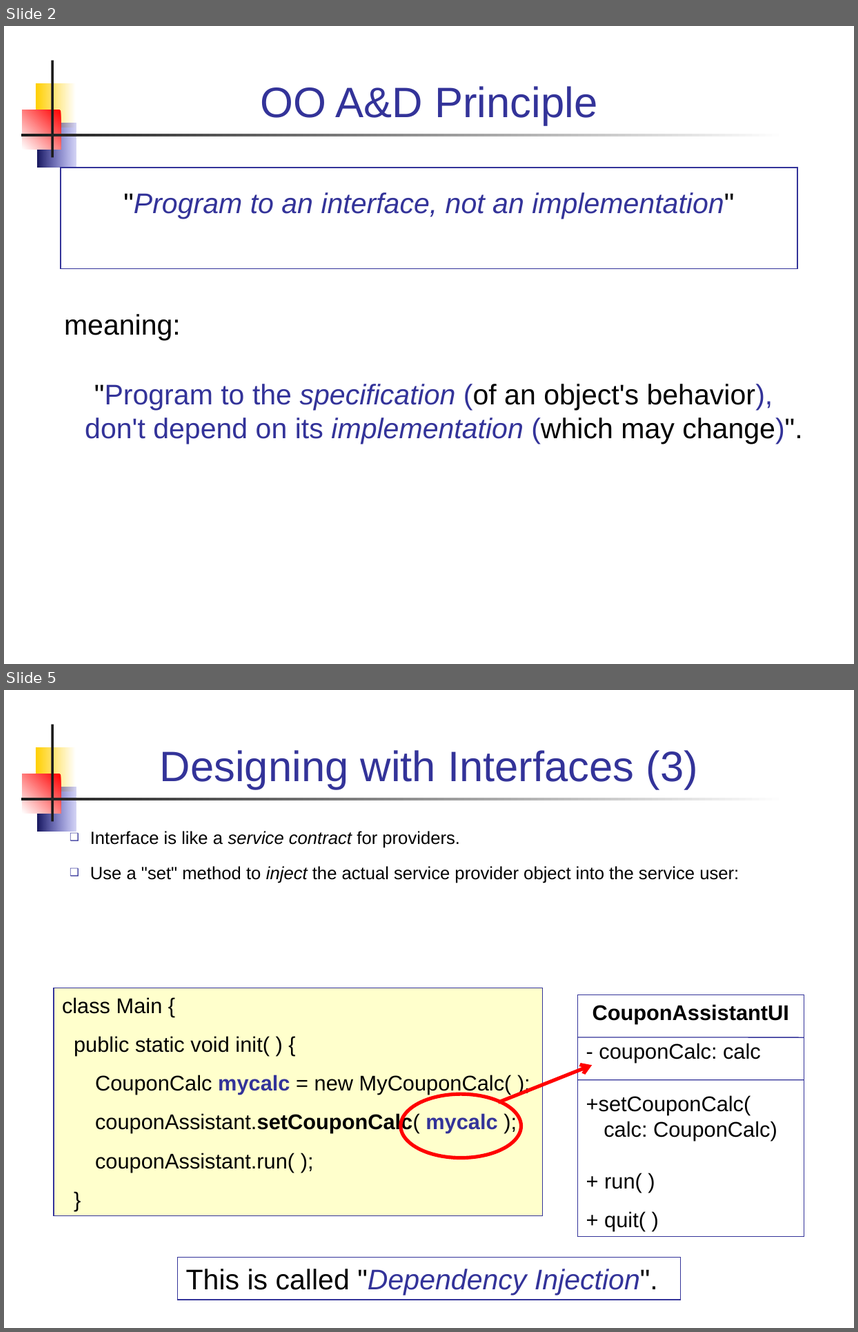
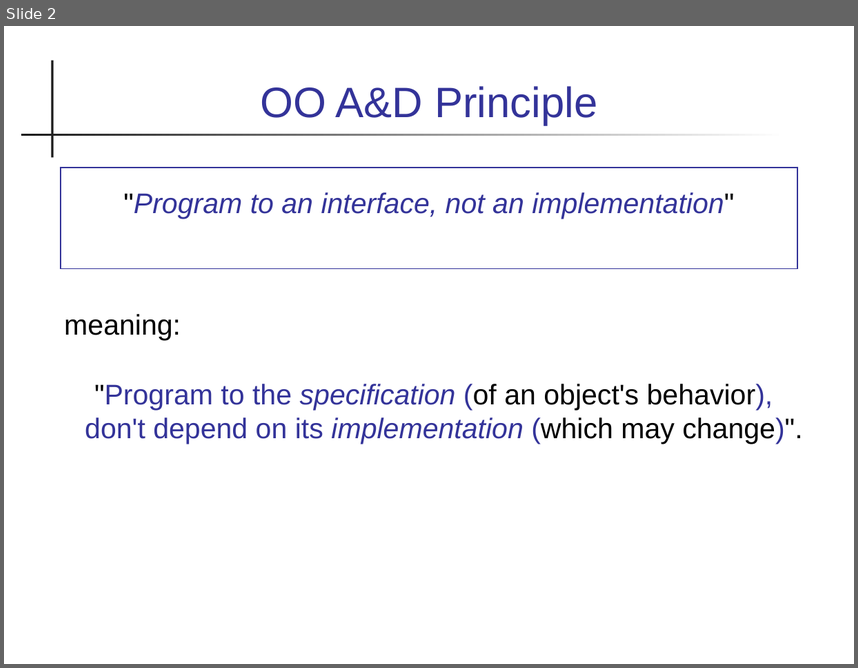
Before and after one commit to skeoop/skeoop.github.io, a slide deck: week2/3-Designing-with-Interfaces.ppt. Shown one above the other, each under a label of ours: slides 2 and 5 before the commit, slide 2 after it; the slides between them are not shown. The pictures are 858x1332 and 858x668 pixels, drawn with LibreOffice and Linux fonts; fonts in the diff are those of the drawing. Boxes give left, top, right and bottom in pixels: in the first picture for what was removed or moved away, otherwise in the second. Text is boxed around its words. In the diff, an @@ line names an element or a change of style, - is before the commit and + after.

```diff
--- a/week2/3-Designing-with-Interfaces.ppt
+++ b/week2/3-Designing-with-Interfaces.ppt
@@ slide 5 removed at <box>4,690,854,1328</box>, background #FFFFFF; not listed: 5 template elements that a slide beside it also shows @@
@@ title removed at <box>160,750,698,789</box> @@
-Designing with Interfaces (3)
@@ text removed at <box>90,831,739,883</box> @@
-❑ Interface is like a service contract for providers.
-❑ Use a "set" method to inject the actual service provider object into the service user:
@@ rectangle removed at <box>53,987,542,1215</box> @@
-class Main {
-public static void init( ) {
-CouponCalc mycalc = new MyCouponCalc( );
-couponAssistant.setCouponCalc( mycalc );
-couponAssistant.run( );
-}
@@ rectangle removed at <box>578,994,804,1236</box> @@
-CouponAssistantUI
-- couponCalc: calc
-+setCouponCalc(
-calc: CouponCalc)
-+ run( )
-+ quit( )
@@ line removed from (578, 1037) to (804, 1037) @@
@@ arrow removed from (499, 1101) to (593, 1065) @@
@@ line removed from (578, 1079) to (804, 1079) @@
@@ ellipse removed at <box>401,1094,522,1158</box> @@
@@ rectangle removed at <box>177,1257,681,1299</box> @@
-This is called "Dependency Injection".
@@ slide 2 changed as well @@
@@ rectangle removed at <box>36,83,75,127</box> @@
@@ rectangle removed at <box>23,110,61,150</box> @@
@@ rectangle removed at <box>37,123,75,167</box> @@
```
Also in this commit, not shown: 8 other slides changed, 6 other files.
